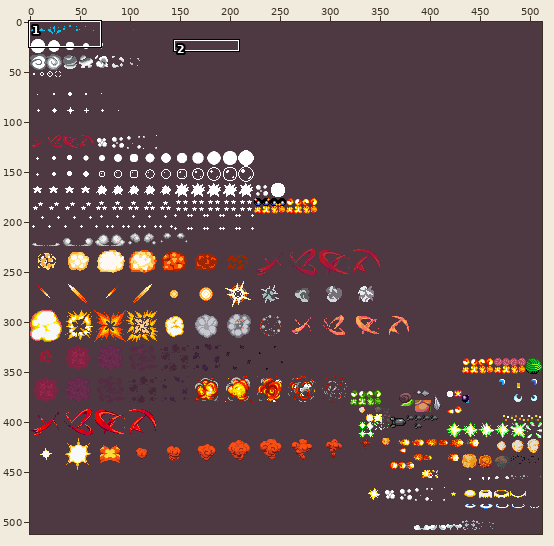
A sprite sheet gets an edit: bengt/gfx/sprEffects.png. Above: a wide view before the commit, with the close-up outlined.
Close-up. As it was:
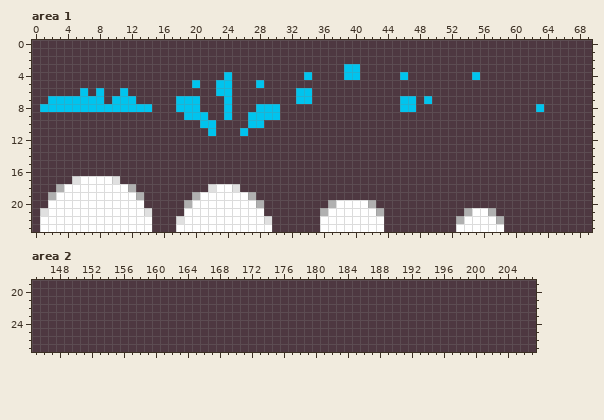
The file is 512x512 pixels. Colours within 5 levels of each other are drawn and written as one. Shown: area 1: x 0..69, y 0..23; area 2: x 145..207, y 19..27.
The result:
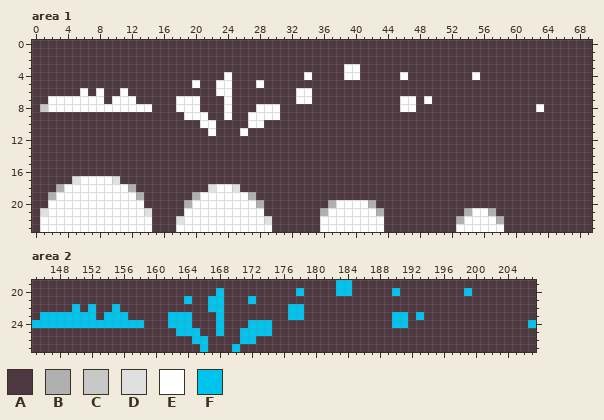
Palette (. is transparent): A #4e3841  B #b0b0b0  C #c8c8c8  D #e0e0e0  E #ffffff  F #00c4ee
Edits made:
Area 1:
y 3: x 39..40 FF -> EE
y 4: x 24 F -> E; x 34 F -> E; x 39..40 FF -> EE; x 46 F -> E; x 55 F -> E
y 5: x 20 F -> E; x 23..24 FF -> EE; x 28 F -> E
y 6: x 6 F -> E; x 8 F -> E; x 11 F -> E; x 23..24 FF -> EE; x 33..34 FF -> EE
y 7: x 2..8 FFFFFFF -> EEEEEEE; x 10..12 FFF -> EEE; x 18..20 FFF -> EEE; x 24 F -> E; x 33..34 FF -> EE; x 46..47 FF -> EE; x 49 F -> E
y 8: x 1..14 FFFFFFFFFFFFFF -> CEEEEEEEEEEEEE; x 18..20 FFF -> EEE; x 24 F -> E; x 28..30 FFF -> EEE; x 46..47 FF -> EE; x 63 F -> E
y 9: x 19..21 FFF -> EEE; x 24 F -> E; x 27..30 FFFF -> EEEE
y 10: x 21..22 FF -> EE; x 27..28 FF -> EE
y 11: x 22 F -> E; x 26 F -> E
Area 2:
y 19: x 183..184 AA -> FF
y 20: x 168 A -> F; x 178 A -> F; x 183..184 AA -> FF; x 190 A -> F; x 199 A -> F
y 21: x 164 A -> F; x 167..168 AA -> FF; x 172 A -> F
y 22: x 150 A -> F; x 152 A -> F; x 155 A -> F; x 167..168 AA -> FF; x 177..178 AA -> FF
y 23: x 146..152 AAAAAAA -> FFFFFFF; x 154..156 AAA -> FFF; x 162..164 AAA -> FFF; x 168 A -> F; x 177..178 AA -> FF; x 190..191 AA -> FF; x 193 A -> F
y 24: x 145..158 AAAAAAAAAAAAAA -> FFFFFFFFFFFFFF; x 162..164 AAA -> FFF; x 168 A -> F; x 172..174 AAA -> FFF; x 190..191 AA -> FF; x 207 A -> F
y 25: x 163..165 AAA -> FFF; x 168 A -> F; x 171..174 AAAA -> FFFF
y 26: x 165..166 AA -> FF; x 171..172 AA -> FF
y 27: x 166 A -> F; x 170 A -> F
